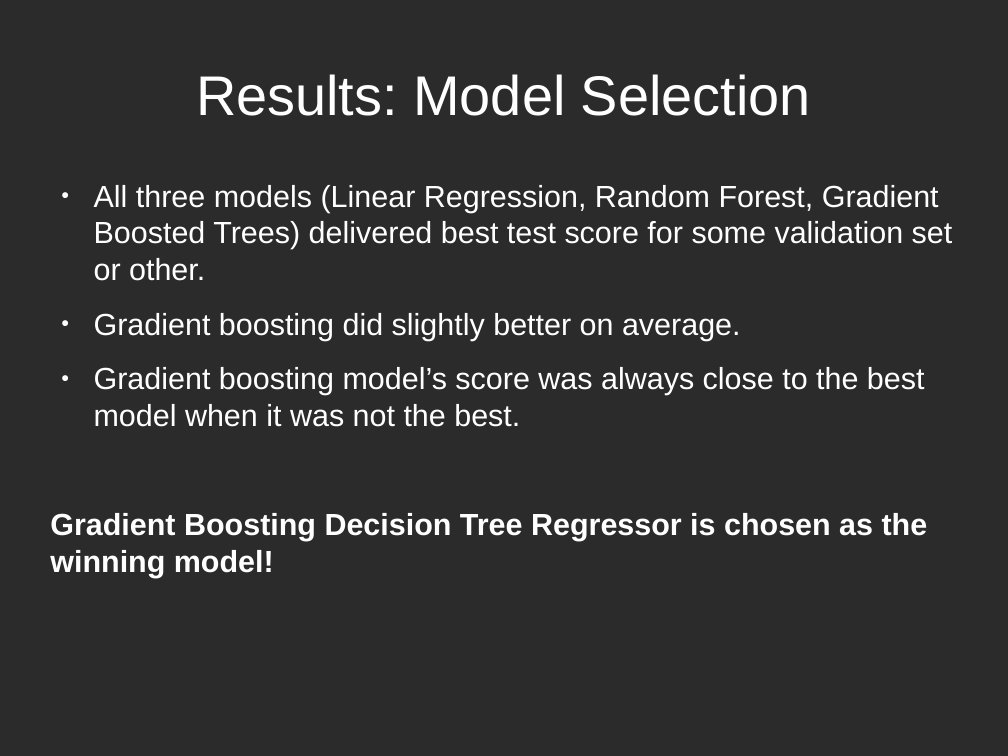
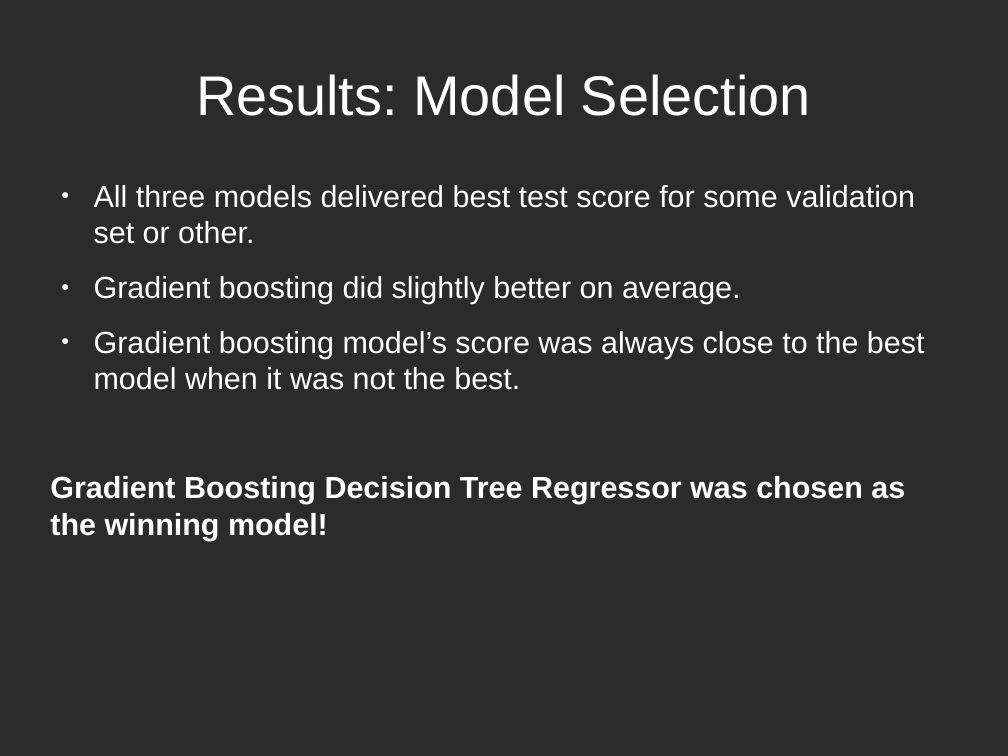
Before and after one commit to prantik-ghosh/bowling_performance_predictor_in_test_cricket, a slide deck: slide 10 of prantik_presentation_outline.odp. Drawn at 1008x756 pixels with LibreOffice and Linux fonts; fonts in the diff are those of the drawing; background and template pictures are left out; a plain dark background stands for a picture behind light text. Boxes give left, top, right and bottom in pixels: in the first picture for what was removed or moved away, otherwise in the second. Text is boxed around its words. In the diff, an @@ line names an element or a change of style, - is before the commit and + after.

```diff
--- a/prantik_presentation_outline.odp
+++ b/prantik_presentation_outline.odp
@@ text at (x1=94, y1=185, x2=915, y2=244): text changed @@
-● All three models (Linear Regression, Random Forest, Gradient Boosted Trees) delivered best test score for some validation set or other.
+● All three models delivered best test score for some validation set or other.
@@ text at (x1=50, y1=476, x2=905, y2=541): text changed @@
-Gradient Boosting Decision Tree Regressor is chosen as the winning model!
+Gradient Boosting Decision Tree Regressor was chosen as the winning model!
```
Also in this commit, not shown: 8 other slides changed, 2 other files.
